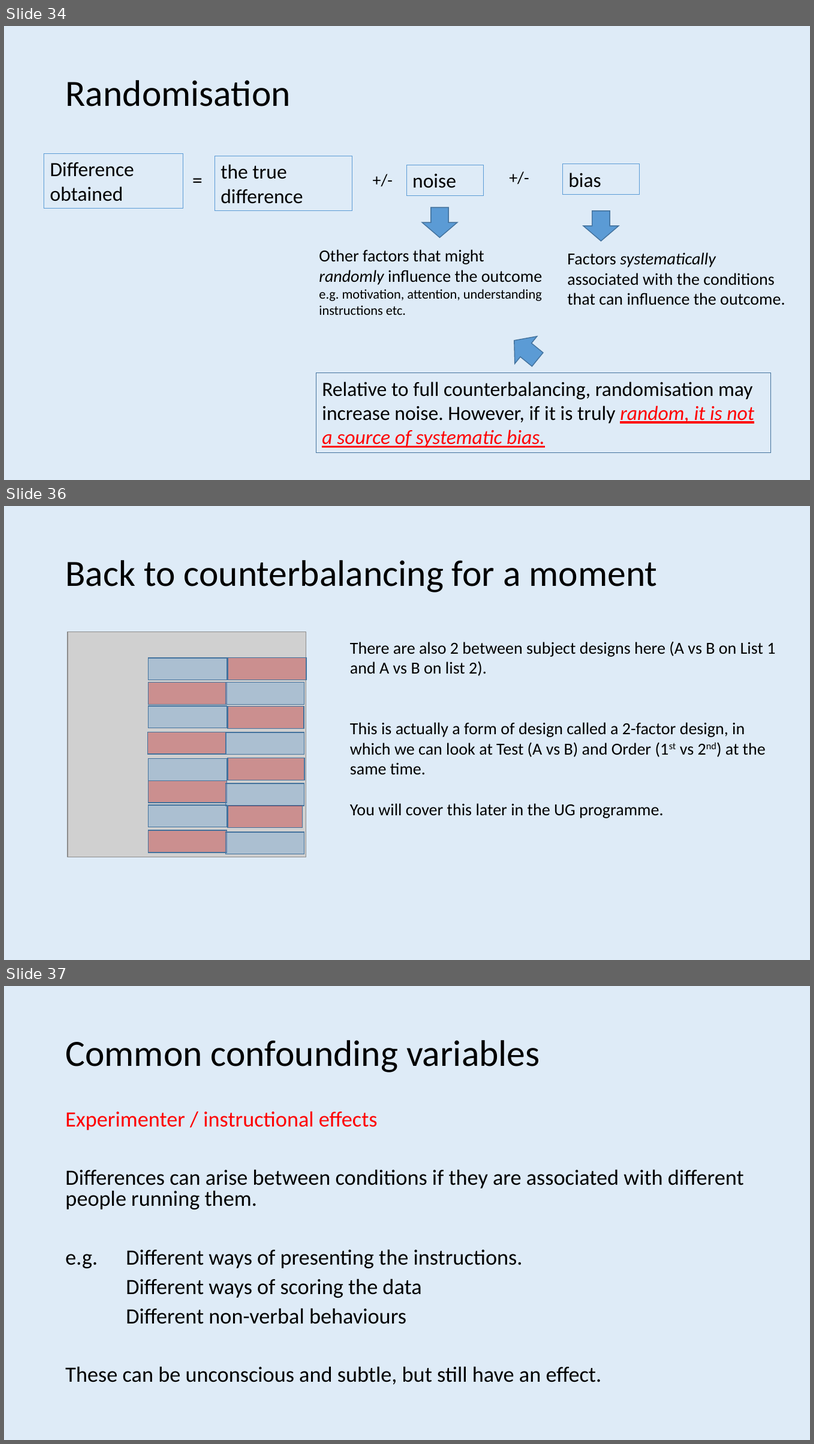
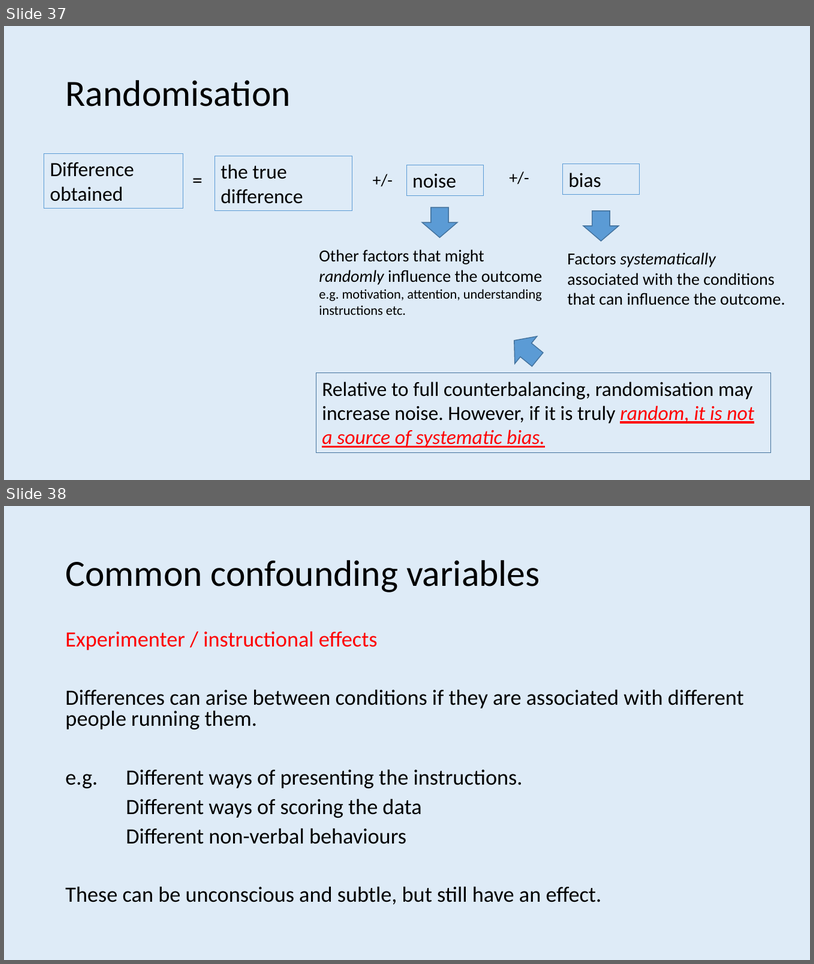
Before and after one commit to ajwills72/rmhealth-found, a slide deck: docs/experiments_data.pptx. Shown one above the other, each under a label of ours: slides 34, 36 and 37 before the commit, slides 37 and 38 after it; the slides between them are not shown. The pictures are 814x1444 and 814x964 pixels, drawn with LibreOffice and Linux fonts; fonts in the diff are those of the drawing; grey boxes stand for pictures. Boxes give left, top, right and bottom in pixels: in the first picture for what was removed or moved away, otherwise in the second. Text is boxed around its words. In the diff, an @@ line names an element or a change of style, - is before the commit and + after.

```diff
--- a/docs/experiments_data.pptx
+++ b/docs/experiments_data.pptx
@@ slide 36 removed at <box>4,506,810,960</box>, background #DEEBF7 @@
@@ title removed at <box>65,560,658,592</box> @@
-Back to counterbalancing for a moment
@@ picture removed at <box>68,632,306,857</box> @@
@@ text removed at <box>350,642,776,818</box> @@
-There are also 2 between subject designs here (A vs B on List 1 and A vs B on list 2).
-This is actually a form of design called a 2-factor design, in which we can look at Test (A vs B) and Order (1st vs 2nd) at the same time.
-You will cover this later in the UG programme.
@@ rectangle removed at <box>149,658,227,679</box> @@
@@ rectangle removed at <box>228,658,306,679</box> @@
@@ rectangle removed at <box>149,682,227,704</box> @@
@@ rectangle removed at <box>226,682,305,704</box> @@
@@ rectangle removed at <box>149,706,227,727</box> @@
@@ rectangle removed at <box>228,706,304,728</box> @@
@@ rectangle removed at <box>147,732,226,753</box> @@
@@ rectangle removed at <box>226,732,305,754</box> @@
@@ rectangle removed at <box>228,757,305,780</box> @@
@@ rectangle removed at <box>149,758,227,780</box> @@
@@ rectangle removed at <box>149,781,227,802</box> @@
@@ rectangle removed at <box>226,783,305,805</box> @@
@@ rectangle removed at <box>149,805,227,826</box> @@
@@ rectangle removed at <box>228,805,303,827</box> @@
@@ rectangle removed at <box>149,830,227,852</box> @@
@@ rectangle removed at <box>226,832,305,854</box> @@
@@ what was slide 34 is now slide 37 @@
@@ what was slide 37 is now slide 38 @@
```
Also in this commit, not shown: 16 slides changed, 3 slides added, 24 other slides removed, 3 other files.
